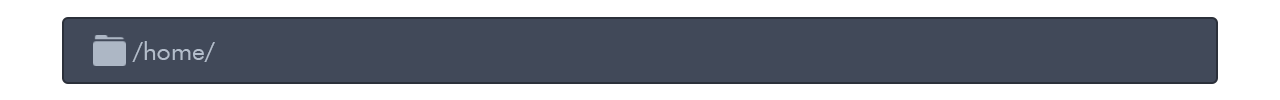
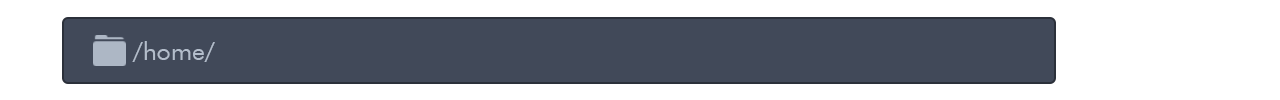
Layered file, before and after one edit (1280x100). Changes by layer:
painted on "Rounded Rectangle 3" over [1050, 17, 1218, 84]
